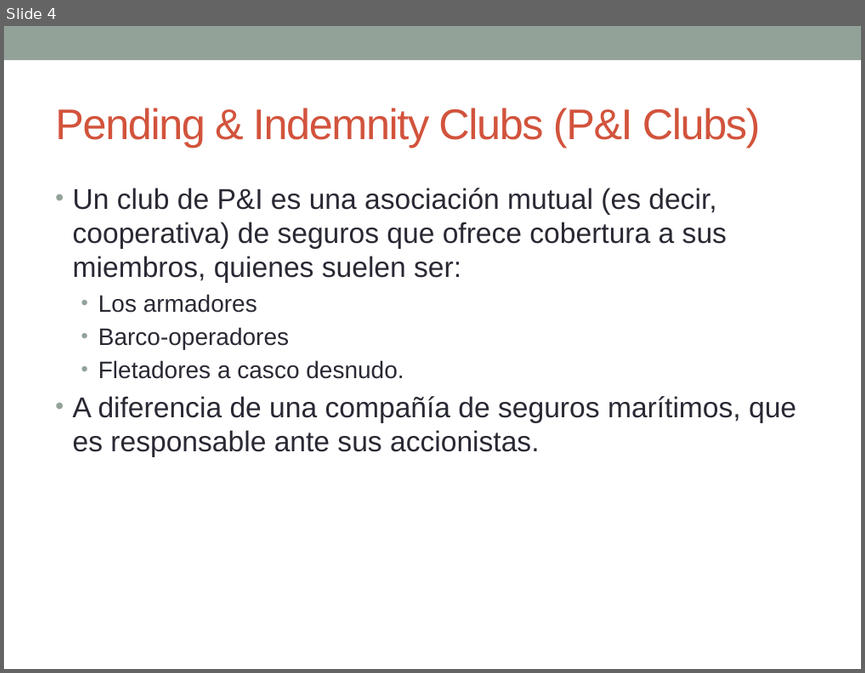
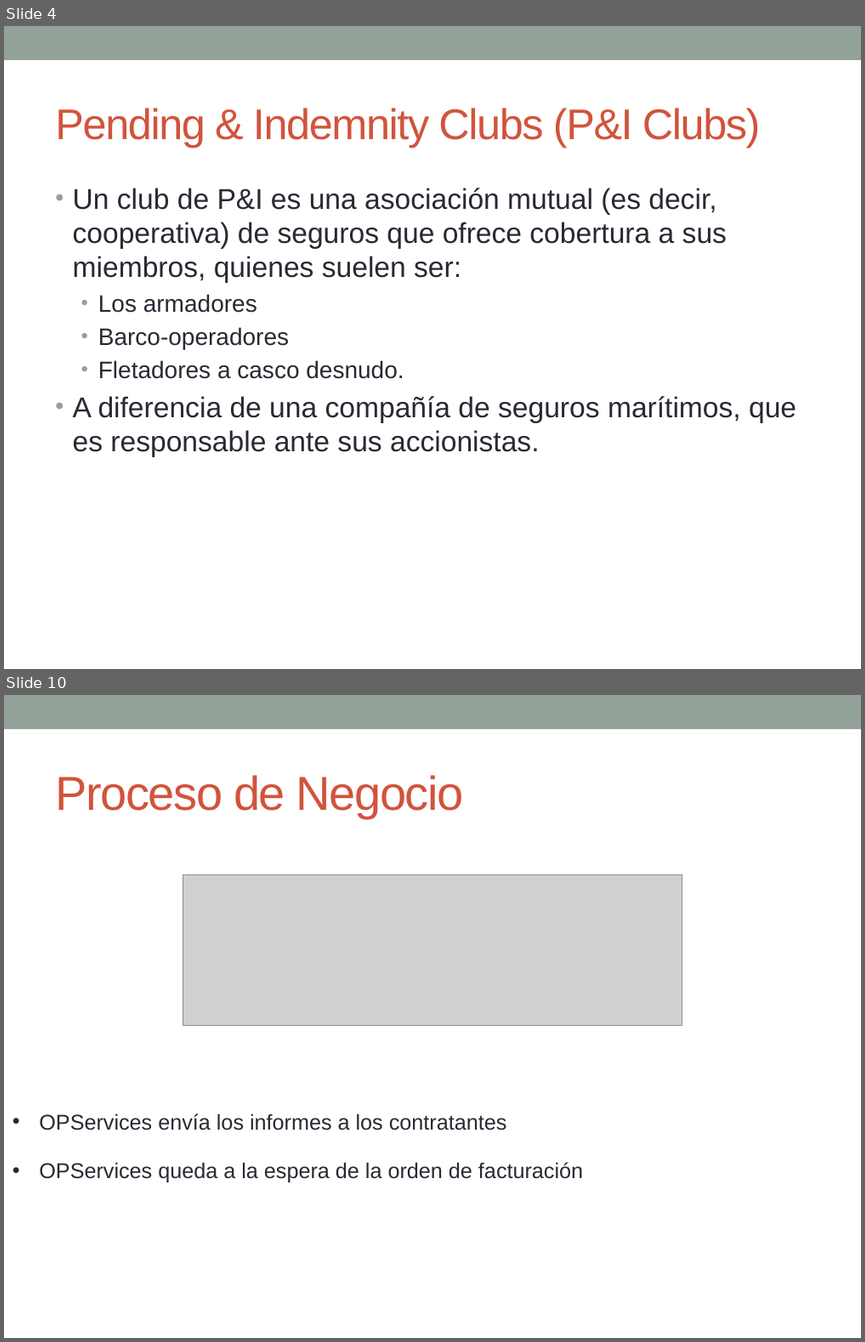
Before and after one commit to jx4nk00/joint-ops, a slide deck: 1 Diseño/Presentación hito 2 30 de Julio.pptx. Shown one above the other, each under a label of ours: slide 4 before the commit, slides 4 and 10 after it; the slides between them are not shown. The pictures are 865x673 and 865x1342 pixels, drawn with LibreOffice and Linux fonts; fonts in the diff are those of the drawing; grey boxes stand for pictures. Boxes give left, top, right and bottom in pixels: in the first picture for what was removed or moved away, otherwise in the second. Text is boxed around its words. In the diff, an @@ line names an element or a change of style, - is before the commit and + after.

```diff
--- a/1 Diseño/Presentación hito 2 30 de Julio.pptx
+++ b/1 Diseño/Presentación hito 2 30 de Julio.pptx
@@ slide 10 added at (4,695,861,1338), background #FFFFFF; not listed: 1 template element that a slide beside it also shows @@
@@ title added at (55,775,464,818), 40 pt, text #D2533C @@
+Proceso de Negocio
@@ picture added at (183,875,681,1026) @@
@@ text added at (39,1113,583,1183), 18 pt, text #292934 @@
+• OPServices envía los informes a los contratantes
+• OPServices queda a la espera de la orden de facturación
```
Also in this commit, not shown: 4 slides changed, 7 other slides added, 6 other files.
